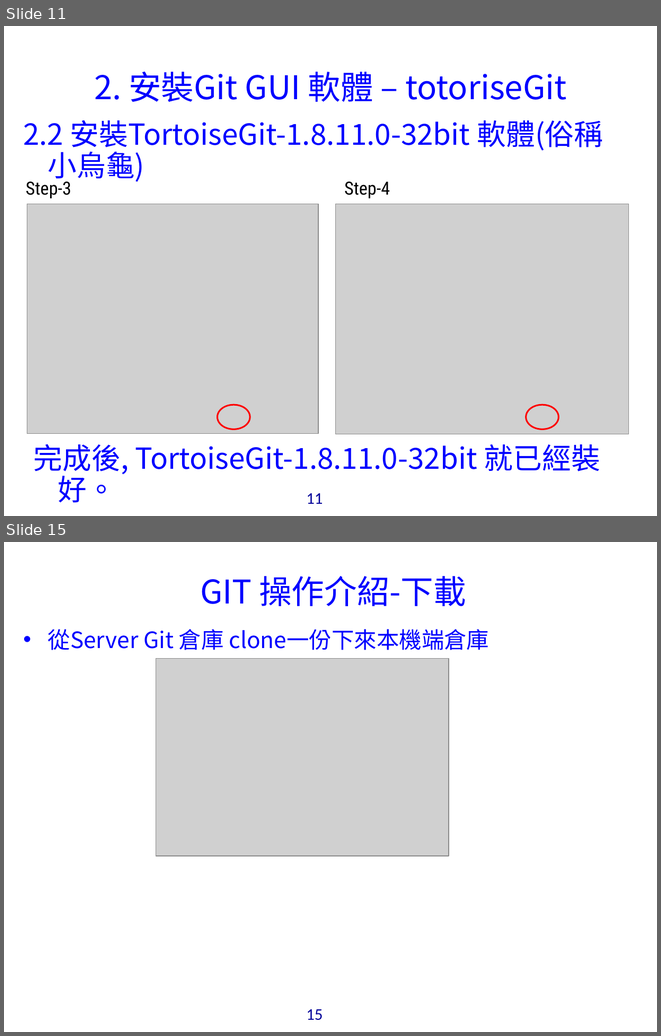
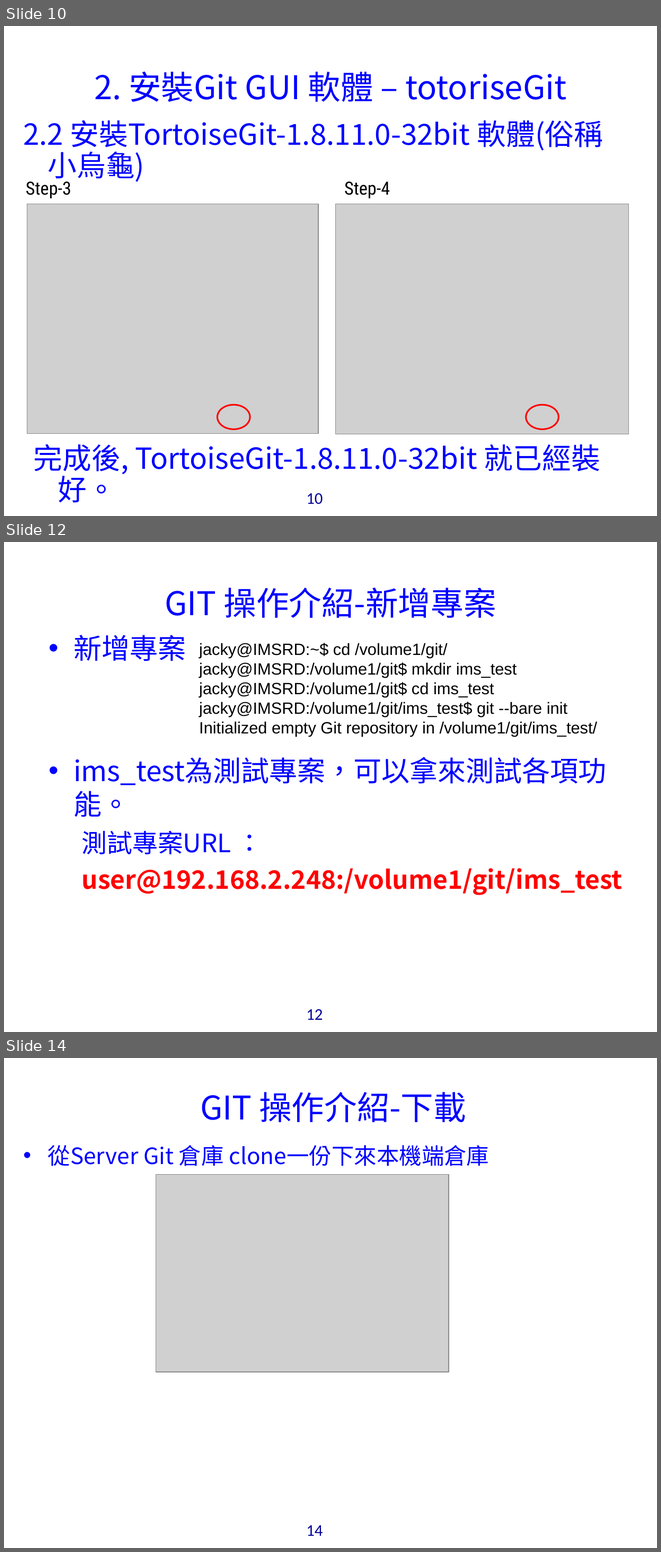
Before and after one commit to bunshue/vcs, a slide deck: _9.tmp/GIT的安裝與使用_ims.ppt. Shown one above the other, each under a label of ours: slides 11 and 15 before the commit, slides 10, 12 and 14 after it; the slides between them are not shown. The pictures are 661x1036 and 661x1552 pixels, drawn with LibreOffice and Linux fonts; fonts in the diff are those of the drawing; grey boxes stand for pictures; background and template pictures are left out. Boxes give left, top, right and bottom in pixels: in the first picture for what was removed or moved away, otherwise in the second. Text is boxed around its words. In the diff, an @@ line names an element or a change of style, - is before the commit and + after.

```diff
--- a/_9.tmp/GIT的安裝與使用_ims.ppt
+++ b/_9.tmp/GIT的安裝與使用_ims.ppt
@@ slide 12 added at box(4, 542, 657, 1032), background picture (left out); not listed: 1 template element that a slide beside it also shows @@
@@ title added at box(165, 588, 496, 618), 36 pt, text #0000FF @@
+GIT 操作介紹-新增專案
@@ text added at box(73, 635, 623, 895), 28 pt, text #FF0000, bold @@
+• 新增專案
+• ims_test為測試專案，可以拿來測試各項功能。
+  測試專案URL ：
+  user@192.168.2.248:/volume1/git/ims_test
@@ text added at box(199, 643, 598, 736), 18 pt, text #000000 @@
+jacky@IMSRD:~$ cd /volume1/git/
+jacky@IMSRD:/volume1/git$ mkdir ims_test
+jacky@IMSRD:/volume1/git$ cd ims_test
+jacky@IMSRD:/volume1/git/ims_test$ git --bare init
+Initialized empty Git repository in /volume1/git/ims_test/
@@ what was slide 11 is now slide 10 @@
@@ page number at box(306, 493, 323, 504): text changed @@
-11
+10
@@ what was slide 15 is now slide 14 @@
@@ page number at box(306, 1525, 323, 1536): text changed @@
-15
+14
```
Also in this commit, not shown: 3 slides changed, 2 slides removed, 21 other files.
